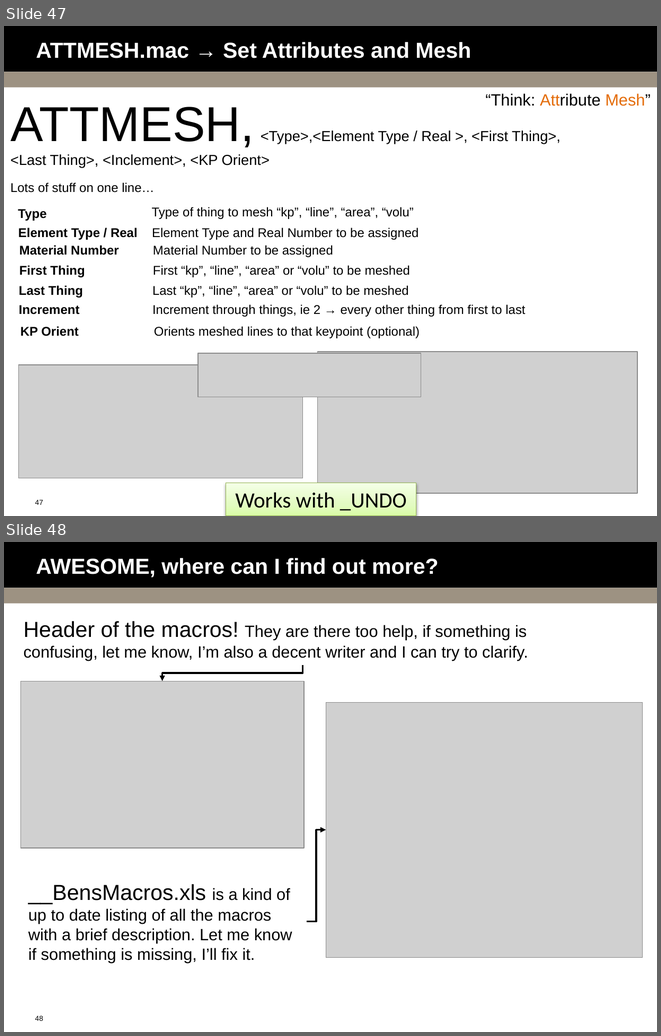
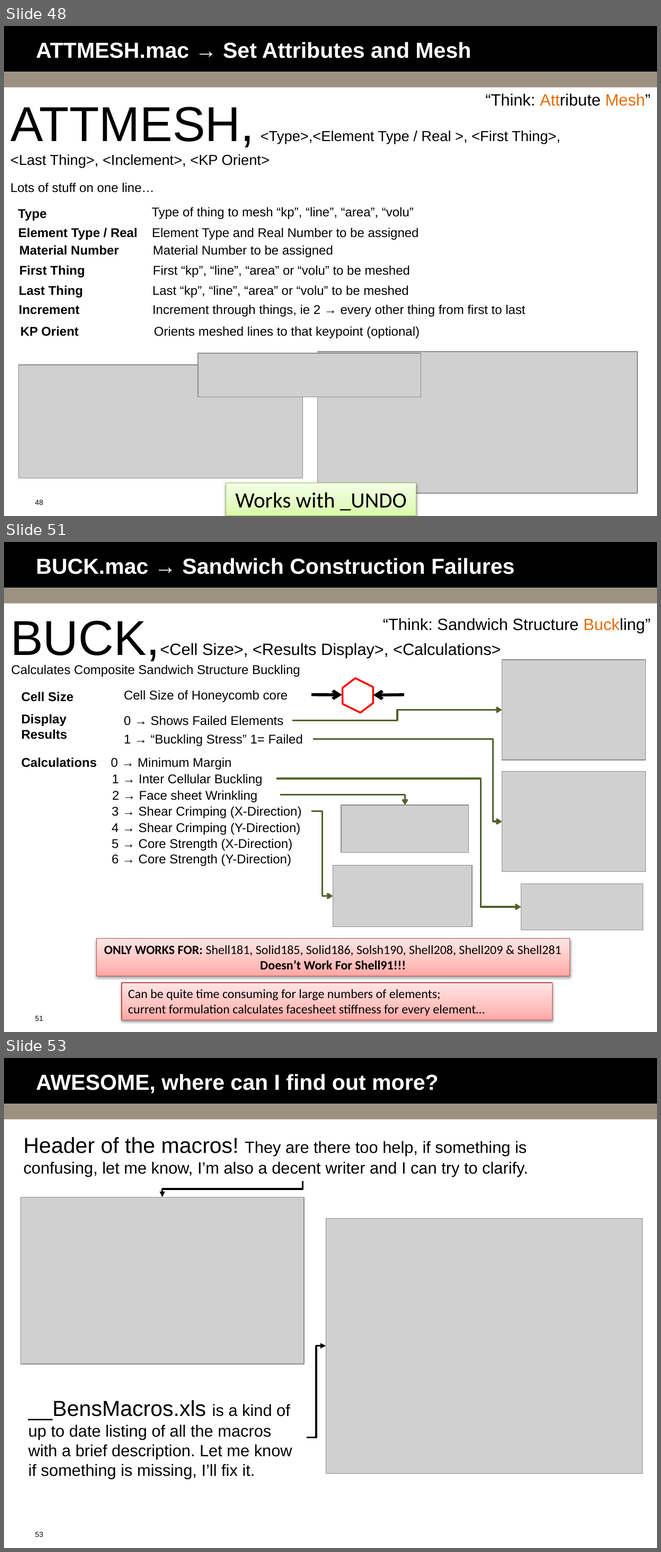
Before and after one commit to bguest/ansys-macros, a slide deck: Macro-Mania.pptx. Shown one above the other, each under a label of ours: slides 47 and 48 before the commit, slides 48, 51 and 53 after it; the slides between them are not shown. The pictures are 661x1036 and 661x1552 pixels, drawn with LibreOffice and Linux fonts; fonts in the diff are those of the drawing; grey boxes stand for pictures; background and template pictures are left out. Boxes give left, top, right and bottom in pixels: in the first picture for what was removed or moved away, otherwise in the second. Text is boxed around its words. In the diff, an @@ line names an element or a change of style, - is before the commit and + after.

```diff
--- a/Macro-Mania.pptx
+++ b/Macro-Mania.pptx
@@ slide 51 added at (4,542,657,1032), background #FFFFFF; not listed: 3 template elements that a slide beside it also shows @@
@@ title added at (36,558,514,574), 24 pt, text #FFFFFF, bold @@
+BUCK.mac → Sandwich Construction Failures
@@ text added at (10,620,501,661), 18 pt, text #000000 @@
+BUCK,<Cell Size>, <Results Display>, <Calculations>
@@ text added at (383,618,651,633), 18 pt, text #000000 @@
+“Think: Sandwich Structure Buckling”
@@ text added at (11,664,300,677), 14 pt, text #000000 @@
+Calculates Composite Sandwich Structure Buckling
@@ picture added at (502,660,646,759) @@
@@ hexagon added at (336,675,379,716), outline #FF0000 2 pt @@
@@ text added at (21,691,73,702), 14 pt, text #000000, bold @@
+Cell Size
@@ text added at (124,690,288,702), 14 pt, text #000000 @@
+Cell Size of Honeycomb core
@@ arrow added from (311, 695) to (342, 695), #000000 3.25 pt @@
@@ arrow added from (404, 695) to (373, 695), #000000 3.25 pt @@
@@ text added at (21,714,68,739), 14 pt, text #000000, bold @@
+Display Results
@@ text added at (124,715,283,725), 14 pt, text #000000 @@
+0 → Shows Failed Elements
@@ elbow arrow added from (293, 720) to (502, 710), #4F6228 2 pt @@
@@ text added at (124,734,303,746), 14 pt, text #000000 @@
+1 → “Buckling Stress” 1= Failed
@@ elbow arrow added from (313, 739) to (502, 821), #4F6228 2 pt @@
@@ text added at (21,757,97,767), 14 pt, text #000000, bold @@
+Calculations
@@ text added at (111,757,231,769), 14 pt, text #000000 @@
+0 → Minimum Margin
@@ text added at (112,774,263,786), 14 pt, text #000000 @@
+1 → Inter Cellular Buckling
@@ elbow arrow added from (276, 778) to (521, 907), #4F6228 2 pt @@
@@ picture added at (502,771,646,871) @@
@@ text added at (112,790,257,802), 14 pt, text #000000 @@
+2 → Face sheet Wrinkling
@@ elbow arrow added from (280, 795) to (405, 805), #4F6228 2 pt @@
@@ text added at (112,806,302,818), 14 pt, text #000000 @@
+3 → Shear Crimping (X-Direction)
@@ elbow arrow added from (311, 811) to (333, 896), #4F6228 2 pt @@
@@ picture added at (341,805,468,853) @@
@@ text added at (112,822,300,835), 14 pt, text #000000 @@
+4 → Shear Crimping (Y-Direction)
@@ text added at (112,838,293,850), 14 pt, text #000000 @@
+5 → Core Strength (X-Direction)
@@ text added at (112,854,291,866), 14 pt, text #000000 @@
+6 → Core Strength (Y-Direction)
@@ picture added at (333,865,471,927) @@
@@ picture added at (521,883,643,929) @@
@@ rectangle added at (97,938,570,976), fill gradient #FFA6A5 to #FFC0BF to #FFE7E7, outline #BF4C48 0.75 pt, 14 pt, text #000000 @@
+ONLY WORKS FOR: Shell181, Solid185, Solid186, Solsh190, Shell208, Shell209 & Shell281
+Doesn’t Work For Shell91!!!
@@ rectangle added at (122,982,552,1020), fill gradient #FFA6A5 to #FFC0BF to #FFE7E7, outline #BF4C48 0.75 pt, 14 pt, text #000000 @@
+Can be quite time consuming for large numbers of elements;
+current formulation calculates facesheet stiffness for every element…
@@ what was slide 47 is now slide 48 @@
@@ page number at (35,499,43,505): text changed @@
-47
+48
@@ what was slide 48 is now slide 53 @@
@@ page number at (35,1531,43,1537): text changed @@
-48
+53
```
Also in this commit, not shown: 1 slide changed, 4 other slides added, 9 other files.
